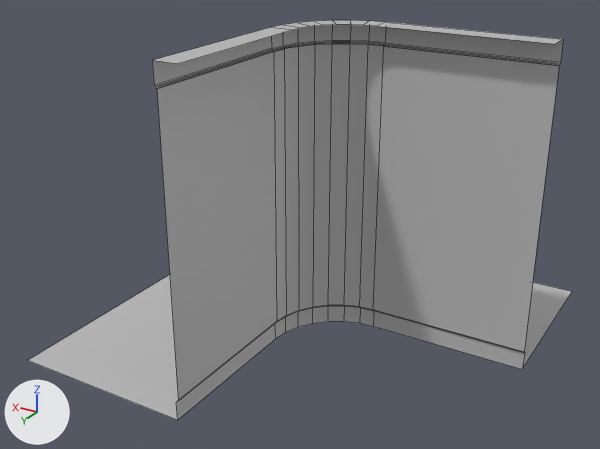
Two versions of the FBX model Assets/Models/Residential Building Models/resWallCornerOutSml.fbx, one commit apart.
The view is the same before and after, from a camera (50 mm lens) standing at (-3.59, 6.38, 4.22) and looking at (0.1, 0.23, 1.15). The lights are fixed; the arrows at lower left show +X, +Y and +Z. Mesh edges are drawn as thin lines. Where no turn or scale is listed for an object, it has been applied to the vertices.

In view in the first picture: 'resWallCornerOutSml'.
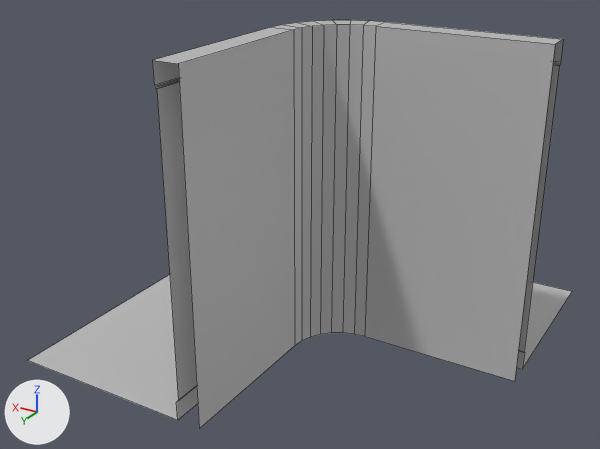
Boxes (x1, y1, x2, y2) around the edits, measured in the pictures (600 x 449 px):
'resWallCornerOutSml', reshaped
    before: (28, 20, 572, 420)
    after: (28, 20, 572, 429)
part 1 of me_mesh, added
    after: (178, 25, 555, 429)

The change in detail:
me_mesh has 133 vertices, 117 faces and spans x -2.0..2.0, y -2.0..2.0, z 0.0..3.0.
me_mesh is used by ob_reswallcorneroutsml; location (0.0, 0.0, 0.0).
Verts and faces of me_mesh; kept vertices keep their numbers, new ones are numbered from 133.
Before the commit, vertices of me_mesh: 62 (-0.5, 0.0, 3.0) at pixel (375, 26), 63 (-2.0, 0.0, 3.0) at pixel (555, 44), 64 (-0.39, 0.01, 3.0) at pixel (363, 25), 65 (-0.28, 0.05, 3.0) at pixel (349, 24), 66 (-0.19, 0.11, 3.0) at pixel (336, 24).
Before the commit, vertices of me_mesh: 67 (-0.11, 0.19, 3.0) at pixel (323, 25), 68 (-0.05, 0.28, 3.0) at pixel (312, 26), 69 (-0.01, 0.39, 3.0) at pixel (301, 27), 70 (0.0, 0.5, 3.0) at pixel (293, 29), 71 (0.0, 2.0, 3.0) at pixel (178, 63).
Part 1, on me_mesh:
New vertices 133 to 142 stand at vertices 62 to 71, in that order, plus (0.0, 0.0, -3.0).
New faces: (62, 133, 134, 63), (62, 64, 135, 133), (64, 65, 136, 135), (65, 66, 137, 136), (66, 67, 138, 137), (67, 68, 139, 138).
New faces: (68, 69, 140, 139), (69, 70, 141, 140), (70, 71, 142, 141).
